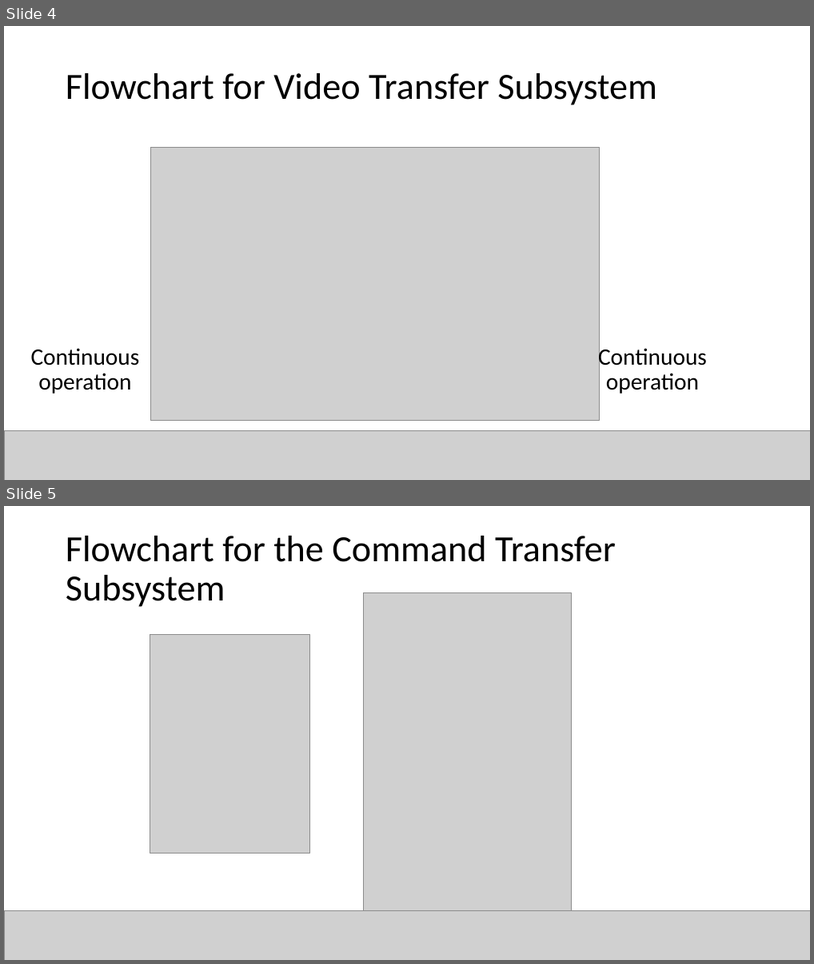
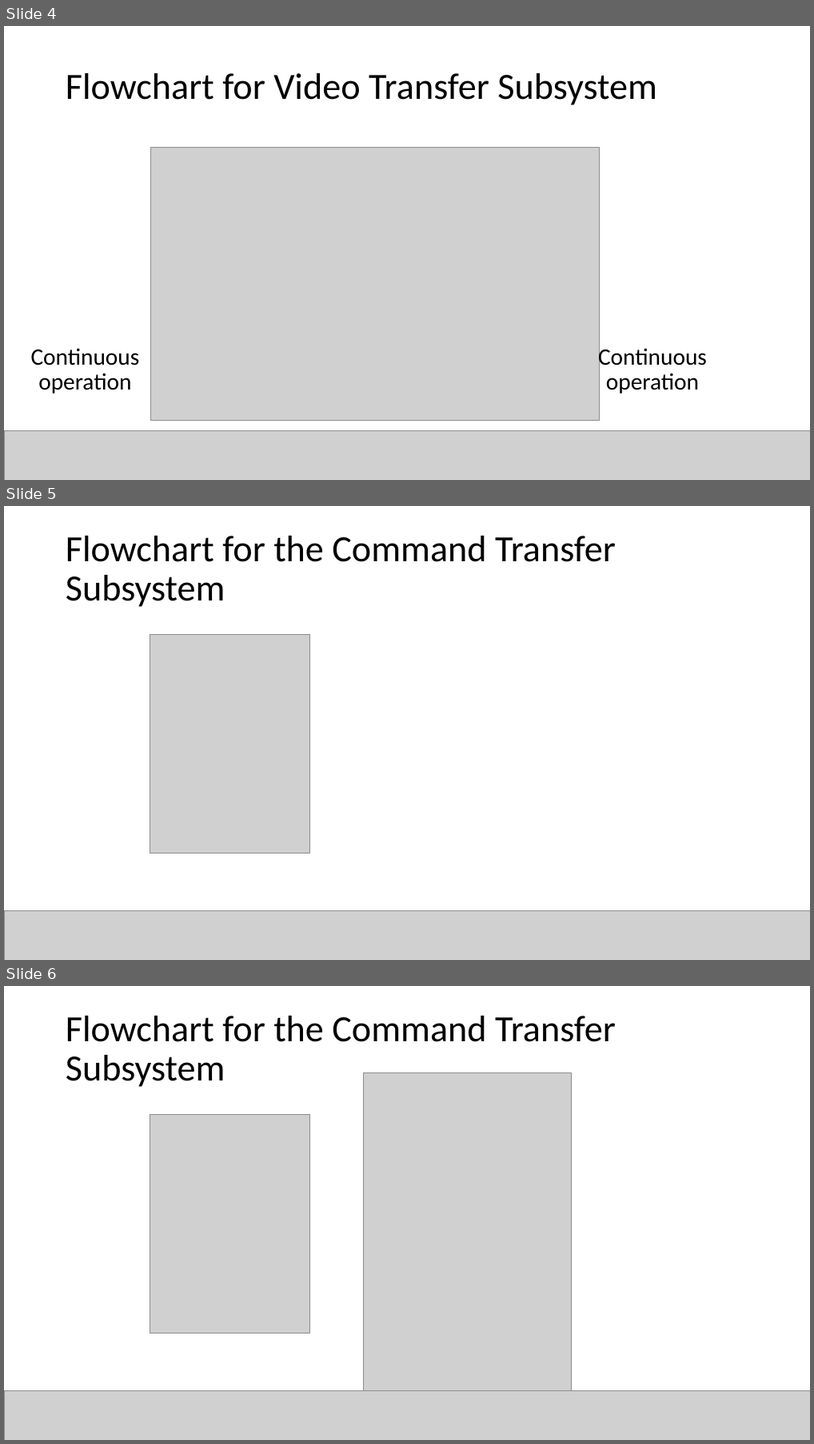
Before and after one commit to canerpotur/TROY-TECH, a slide deck: Troy Tech - Presentation/TROY Mert.pptx. Shown one above the other, each under a label of ours: slides 4 and 5 before the commit, slides 4, 5 and 6 after it. The pictures are 814x964 and 814x1444 pixels, drawn with LibreOffice and Linux fonts; fonts in the diff are those of the drawing; grey boxes stand for pictures. Boxes give left, top, right and bottom in pixels: in the first picture for what was removed or moved away, otherwise in the second. Text is boxed around its words. In the diff, an @@ line names an element or a change of style, - is before the commit and + after.

```diff
--- a/Troy Tech - Presentation/TROY Mert.pptx
+++ b/Troy Tech - Presentation/TROY Mert.pptx
@@ slide 5 added at [4,506,810,960], background #FFFFFF @@
@@ title added at [66,536,616,607], 44 pt, text #000000 @@
+Flowchart for the Command Transfer Subsystem
@@ picture added at [150,634,310,852] @@
@@ picture added at [4,911,810,960] @@
@@ what was slide 5 is now slide 6 @@
```
